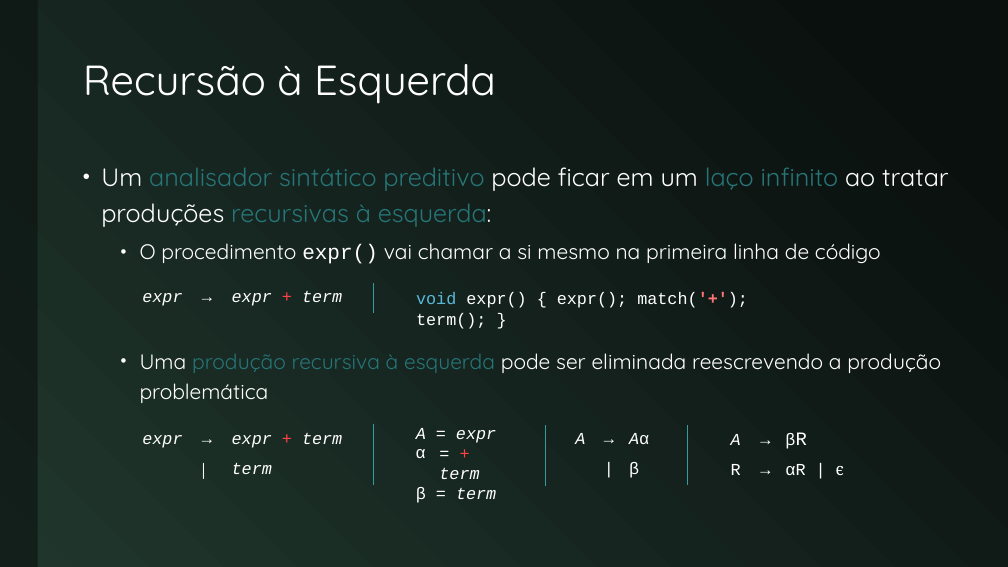
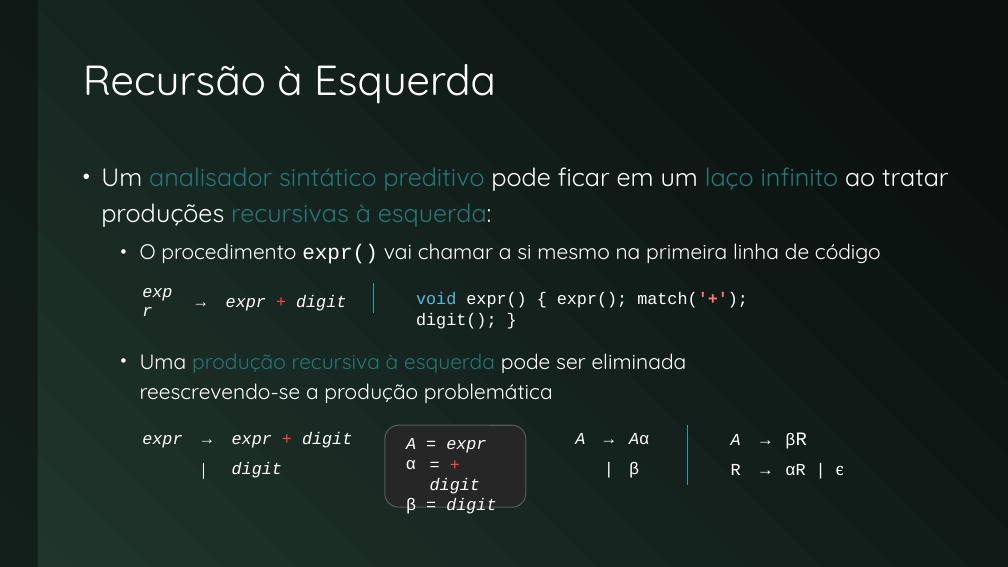
Before and after one commit to JudsonSS/Compiladores, a slide deck: slide 27 of Slides/04. Análise Sintática.pptx (slide 22 before the commit). Drawn at 1008x567 pixels with LibreOffice and Linux fonts; fonts in the diff are those of the drawing. Boxes give left, top, right and bottom in pixels: in the first picture for what was removed or moved away, otherwise in the second. Text is boxed around its words. In the diff, an @@ line names an element or a change of style, - is before the commit and + after.

```diff
--- a/Slides/04. Análise Sintática.pptx
+++ b/Slides/04. Análise Sintática.pptx
@@ table at (x1=135, y1=284, x2=361, y2=452) @@
-row 1, column 3: expr + term
+row 1, column 3: expr + digit
@@ text at (x1=416, y1=292, x2=748, y2=329): text changed @@
-void expr() { expr(); match('+'); term(); }
+void expr() { expr(); match('+'); digit(); }
@@ text at (x1=140, y1=353, x2=687, y2=403): text changed @@
-  • Uma produção recursiva à esquerda pode ser eliminada reescrevendo a produção problemática
+  • Uma produção recursiva à esquerda pode ser eliminada
+    reescrevendo-se a produção problemática
@@ table at (x1=135, y1=425, x2=361, y2=485) @@
-row 1, column 3: expr + term
+row 1, column 3: expr + digit
-row 2, column 3: term
+row 2, column 3: digit
@@ line removed from (373, 424) to (373, 485) @@
@@ rounded rectangle added at (x1=385, y1=425, x2=526, y2=507), fill #262626, outline #595959 1 pt @@
@@ text "A = expr" moved from (x1=416, y1=428, x2=496, y2=503) to (x1=406, y1=438, x2=496, y2=514) @@
@@ line removed from (546, 425) to (546, 485) @@
@@ text at (x1=406, y1=478, x2=496, y2=514): text changed @@
-α = + term
-β = term
+α = + digit
+β = digit
```
Also in this commit, not shown: 11 other slides changed, 7 slides added, 5 other files.
